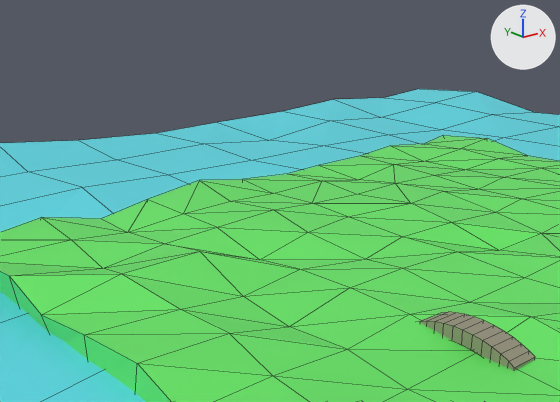
The Blender file Amos Daragon/3D/scene.blend as it was, and as the next commit left it.
Both versions are drawn from a camera (50 mm lens) standing at (-18.26, -12.22, 10.43) and looking at (-6.46, 2.53, 4.53). Lighting does not change. The marker at upper right points along +X, +Y and +Z. Mesh edges are drawn as thin lines.

Objects in the first picture: 'Cube.002', 'Grass', 'Water'.
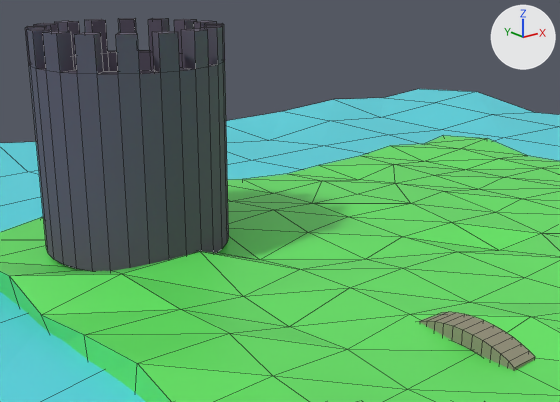
Patch to the scene script:
```diff
--- a/Amos Daragon/3D/scene.blend.py
+++ b/Amos Daragon/3D/scene.blend.py
@@ mat_castle @@
+mat_castle = principled_material('Castle')
+mat_castle.base_color = (0.109, 0.0912, 0.136)  # dark purple #5d5567
+mat_castle.roughness = 1.0
+mat_castle.specular_ior_level = 1.0
+mat_castle.specular_tint = (0.557, 0.548, 0.571)  # light grey #c5c3c7
@@ me_cylinder @@
+me_cylinder.from_pydata(...)  # 192 vertices, 162 faces; spans x -1.0..1.0, y -1.0..1.0, z -1.0..5.48
+me_cylinder.materials.append(mat_castle)  # dark purple #5d5567
@@ ob_castle @@
+ob_castle = bpy.data.objects.new('Castle', me_cylinder)
+ob_castle.location = (-7.5, 8.22, 3.12)
+ob_castle.scale = (2.77, 2.77, 1.0)
```

Boxes [x1, y1, x2, y2] around the edits, measured in the pictures (560 x 402 px):
'Castle', added: after [25, 18, 229, 271]
